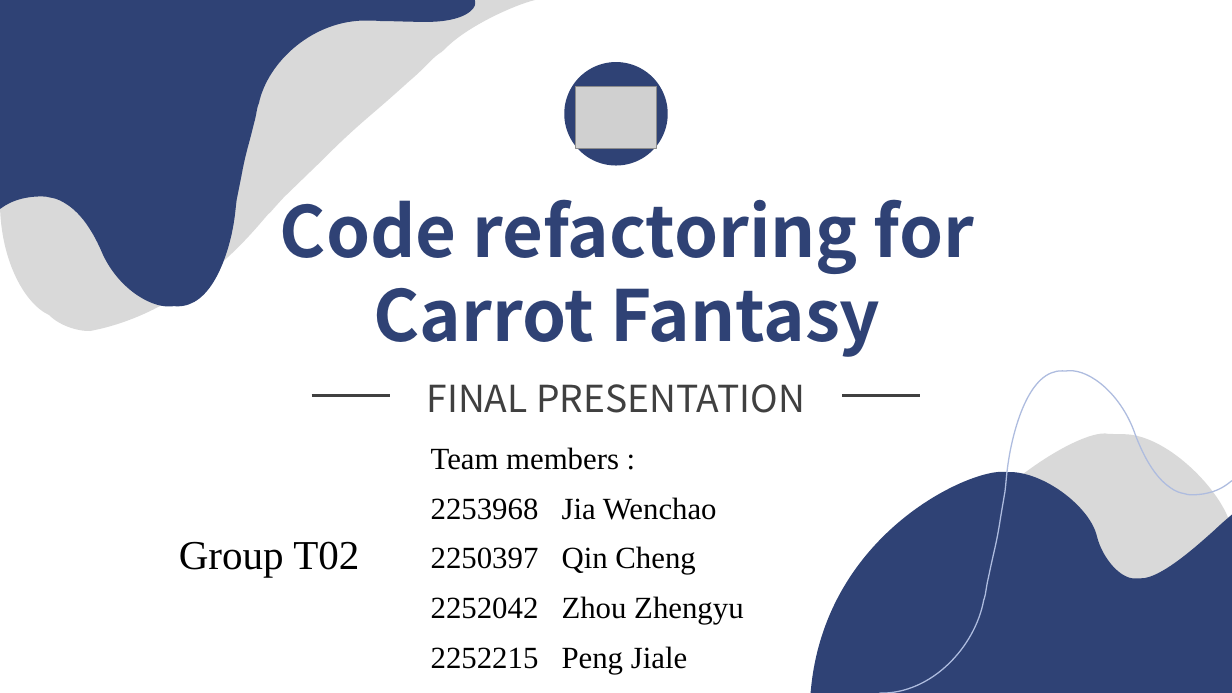
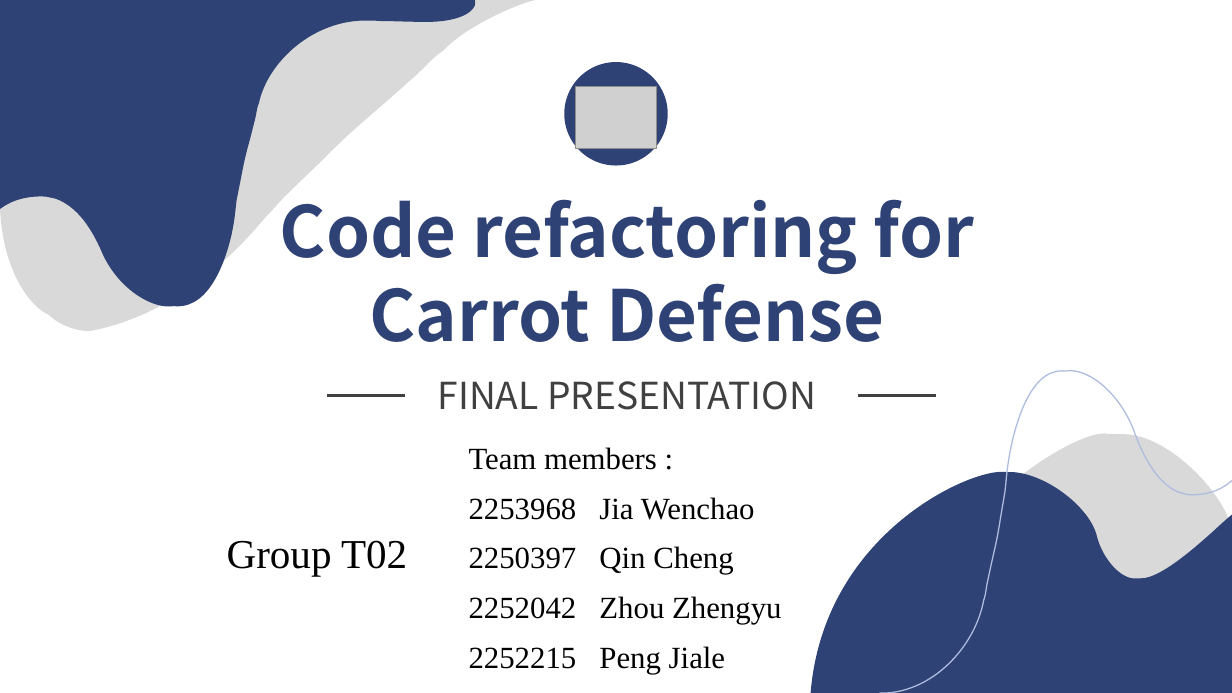
Before and after one commit to QinCheng0928/Cocos2d, a slide deck: slide 1 of 文档/DesignPattern.pptx. Drawn at 1232x693 pixels with LibreOffice and Linux fonts; fonts in the diff are those of the drawing; grey boxes stand for pictures. Boxes give left, top, right and bottom in pixels: in the first picture for what was removed or moved away, otherwise in the second. Text is boxed around its words. In the diff, an @@ line names an element or a change of style, - is before the commit and + after.

```diff
--- a/文档/DesignPattern.pptx
+++ b/文档/DesignPattern.pptx
@@ text at [370,270,884,342]: text changed @@
-Carrot Fantasy
+Carrot Defense
@@ text "FINAL PRESENTATION": place and size @@
-text "FINAL PRESENTATION" at [427,384,805,413]
+text "FINAL PRESENTATION" at [438,381,816,410]
@@ line moved from (311, 396) - (390, 396) to (327, 396) - (406, 396) @@
@@ line moved from (843, 396) - (921, 396) to (859, 396) - (936, 396) @@
@@ subtitle "Team members :": place and size @@
-subtitle "Team members :" at [431,447,743,674]
+subtitle "Team members :" at [469,447,781,674]
@@ text "Group T02": place and size @@
-text "Group T02" at [179,541,359,576]
+text "Group T02" at [227,540,407,576]
```
Also in this commit, not shown: 3 other slides changed, 1 slide added, 5 other files.
